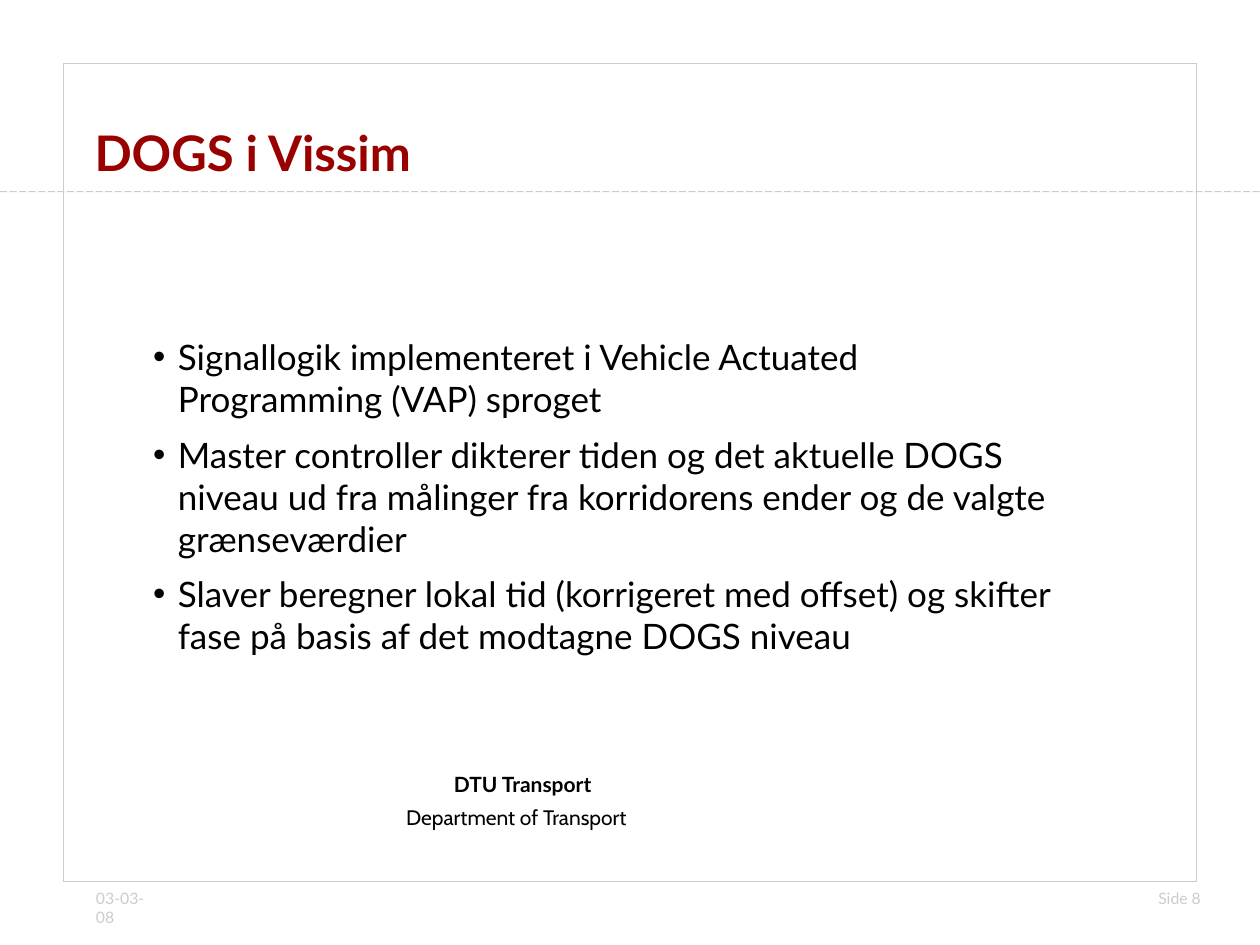
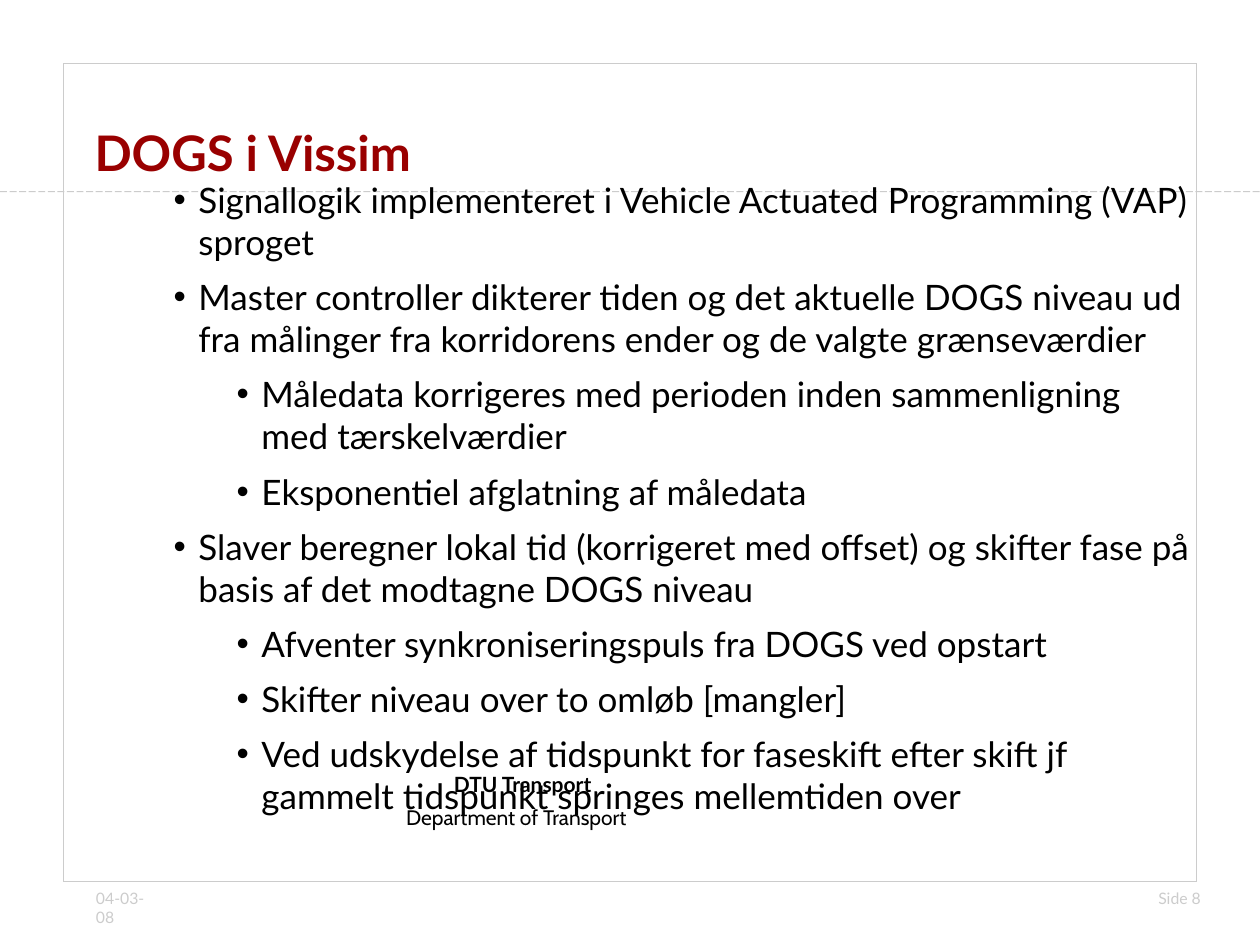
Before and after one commit to jonyonyx/greenwaves, a slide deck: slide 8 of thesis/præsentation_simulering_dogs.odp. Drawn at 1260x945 pixels with LibreOffice and Linux fonts; fonts in the diff are those of the drawing; background and template pictures are left out. Boxes give left, top, right and bottom in pixels: in the first picture for what was removed or moved away, otherwise in the second. Text is boxed around its words. In the diff, an @@ line names an element or a change of style, - is before the commit and + after.

Commit message:
tærskelværdier ud fra dogs detektor data justeringer i vap master program forbedringer på vissim rutegenerering

```diff
--- a/thesis/præsentation_simulering_dogs.odp
+++ b/thesis/præsentation_simulering_dogs.odp
@@ subtitle "Signallogik implementeret i Vehicle Actuated ...": place and size @@
-subtitle "Signallogik implementeret i Vehicle Actuated ..." at box(178, 344, 1051, 656)
+subtitle "Signallogik implementeret i Vehicle Actuated ..." at box(198, 186, 1189, 816)
@@ subtitle at box(261, 380, 1120, 512): paragraphs added @@
+  • Måledata korrigeres med perioden inden sammenligning med tærskelværdier
+  • Eksponentiel afglatning af måledata
@@ subtitle at box(261, 631, 1068, 816): paragraphs added @@
+  • Afventer synkroniseringspuls fra DOGS ved opstart
+  • Skifter niveau over to omløb [mangler]
+  • Ved udskydelse af tidspunkt for faseskift efter skift jf gammelt tidspunkt springes mellemtiden over
@@ text at box(96, 893, 144, 923): text changed @@
-03-03-08
+04-03-08
```
Also in this commit, not shown: 9 other slides changed, 9 other files.
